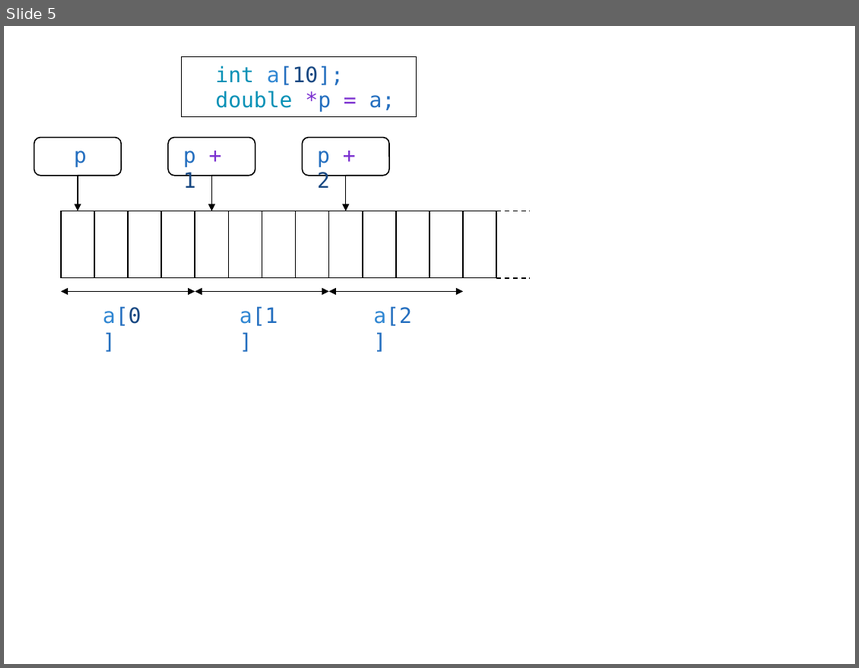
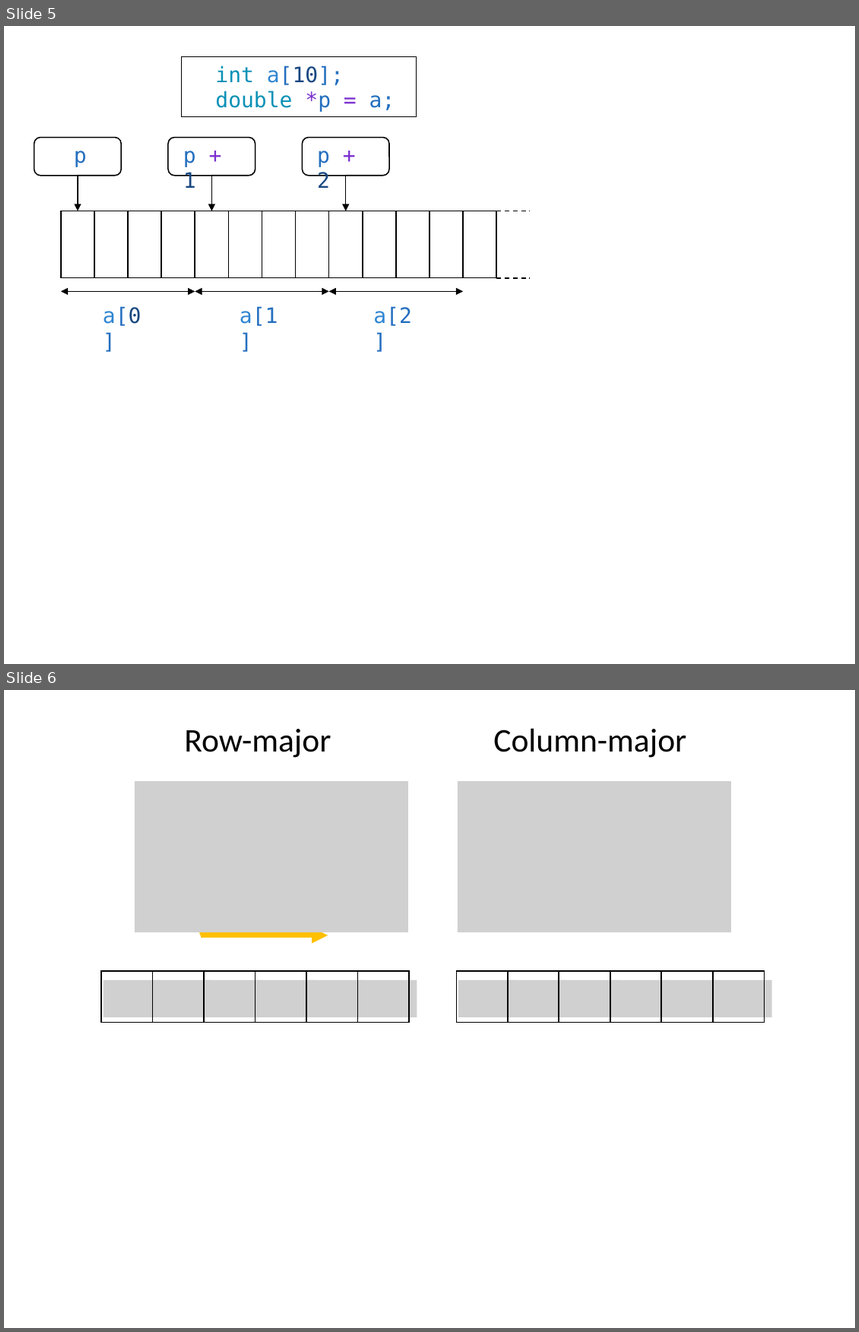
Before and after one commit to kaityo256/python2cpp, a slide deck: pointer/fig/fig.pptx. Shown one above the other, each under a label of ours: slide 5 before the commit, slides 5 and 6 after it. The pictures are 859x668 and 859x1332 pixels, drawn with LibreOffice and Linux fonts; fonts in the diff are those of the drawing; grey boxes stand for pictures. Boxes give left, top, right and bottom in pixels: in the first picture for what was removed or moved away, otherwise in the second. Text is boxed around its words. In the diff, an @@ line names an element or a change of style, - is before the commit and + after.

```diff
--- a/pointer/fig/fig.pptx
+++ b/pointer/fig/fig.pptx
@@ slide 6 added at <box>4,690,855,1328</box>, background #FFFFFF @@
@@ text added at <box>184,729,331,758</box>, 28 pt, text #000000 @@
+Row-major
@@ text added at <box>493,728,686,758</box>, 28 pt, text #000000 @@
+Column-major
@@ picture added at <box>135,781,408,932</box> @@
@@ picture added at <box>458,781,731,932</box> @@
@@ line added from (328, 875) to (201, 935), #FFC000 4.5 pt @@
@@ arrow added from (201, 935) to (328, 935), #FFC000 4.5 pt @@
@@ group added at <box>101,971,417,1022</box>: 6 pictures, 6 rectangles @@
@@ group added at <box>456,971,772,1022</box>: 6 pictures, 6 rectangles @@
```
Also in this commit, not shown: 1 other slide added, 1 slide removed.
